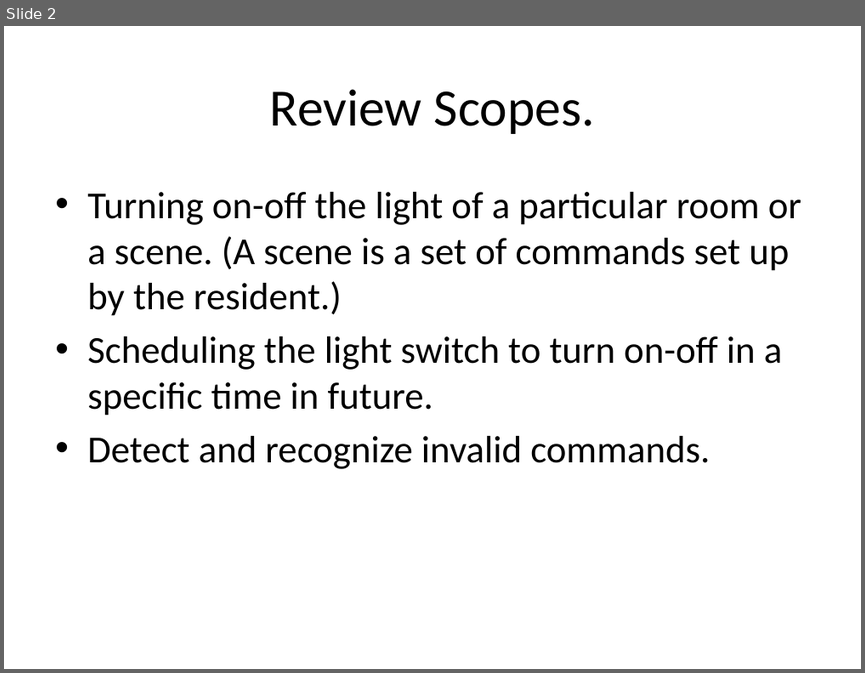
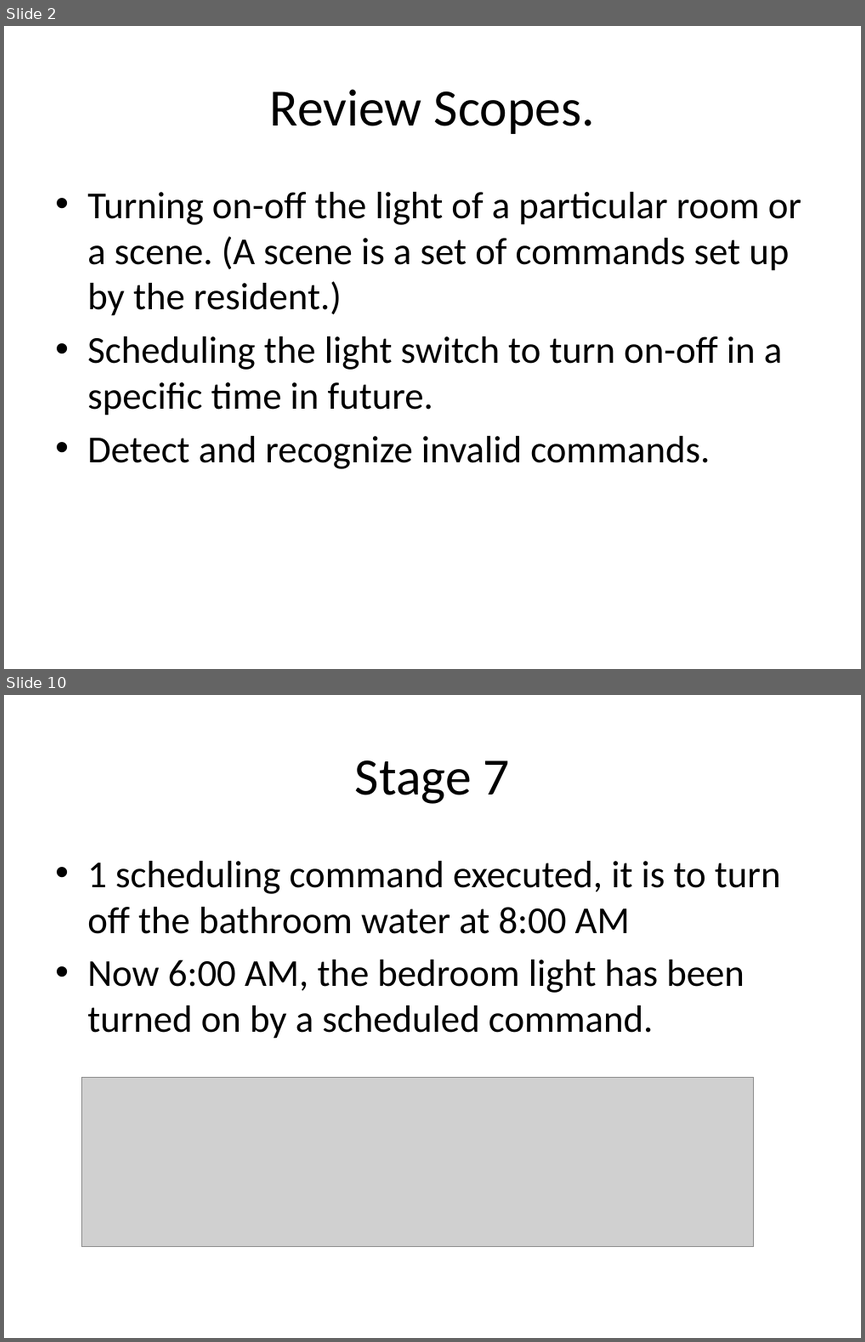
Before and after one commit to jzrlza/SmartHomePrototype, a slide deck: project_presentation.pptx. Shown one above the other, each under a label of ours: slide 2 before the commit, slides 2 and 10 after it; the slides between them are not shown. The pictures are 865x673 and 865x1342 pixels, drawn with LibreOffice and Linux fonts; fonts in the diff are those of the drawing; grey boxes stand for pictures. Boxes give left, top, right and bottom in pixels: in the first picture for what was removed or moved away, otherwise in the second. Text is boxed around its words. In the diff, an @@ line names an element or a change of style, - is before the commit and + after.

```diff
--- a/project_presentation.pptx
+++ b/project_presentation.pptx
@@ slide 10 added at box(4, 695, 861, 1338), background #FFFFFF @@
@@ title added at box(355, 760, 510, 804), 44 pt, text #000000 @@
+Stage 7
@@ text added at box(87, 861, 781, 1038), 32 pt, text #000000 @@
+• 1 scheduling command executed, it is to turn off the bathroom water at 8:00 AM
+• Now 6:00 AM, the bedroom light has been turned on by a scheduled command.
@@ picture added at box(82, 1077, 754, 1247) @@
```
Also in this commit, not shown: 10 slides changed, 10 other slides added, 8 slides removed.
